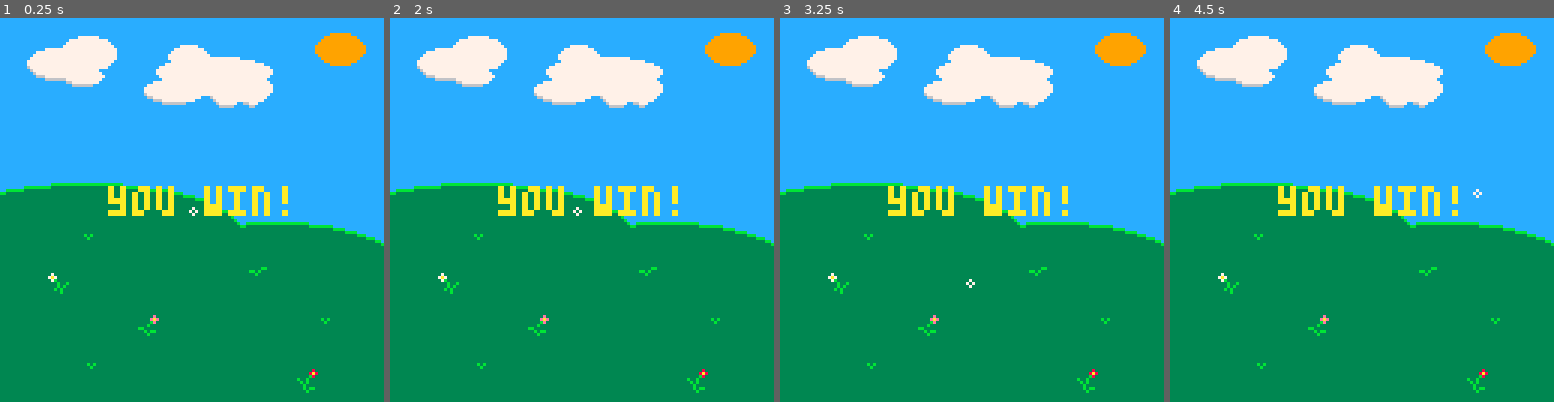
Above: before the commit, frames 1-4 (left to right).
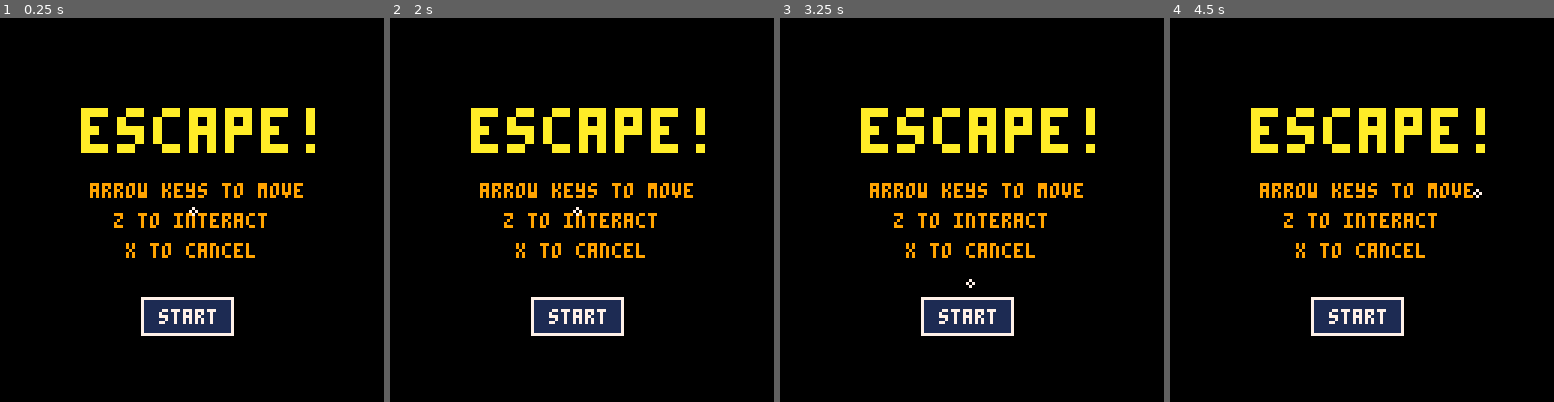
Above: after the commit, the same moments.

Repository: LuosRestil/pico8
Game: PICO-8 cartridge escape/escape.p8
Two runs of this game, one before a commit and one after it. Both use one fixed random seed, a clock stepped at 60 frames per second and the inputs below.
Inputs:
- Up to frame 1 (0.25 s): no input
- Up to frame 2 (2 s): tap O (Z key) at 0.33, 0.7, 1.43 s; tap X (X key) at 1.07 s; hold Left from 1.97 s (still down)
- Up to frame 3 (3.25 s): tap X (X key) every 0.33 s from 2.07 to 3.07 s; tap O (Z key) at 2.22, 3.1 s; release Left at 2.37 s; hold Down 2.42-2.82 s; hold Right from 2.87 s (still down)
- Up to frame 4 (4.5 s): tap X (X key) every 0.33 s from 3.4 to 4.4 s; release Right at 3.53 s; hold Up 3.58-4.08 s; tap O (Z key) at 3.98 s; hold Right from 4.13 s (still down)

The runs differ from the first frame. In frame 1, 100% of the frame differs, in the area x 0-100%, y 0-100%; in frame 2, 100%; in frame 3, 100%; in frame 4, 100%.

Commit message:
escape, wip

Diff:
--- a/escape/escape.p8
+++ b/escape/escape.p8
@@ -14,7 +14,7 @@
 
 function _init()
 	scenes=init_scenes()
-	scene=scenes["outside"]
+	scene=scenes["title"]
 	init_nav()
 	init_inv_btn()
 end
